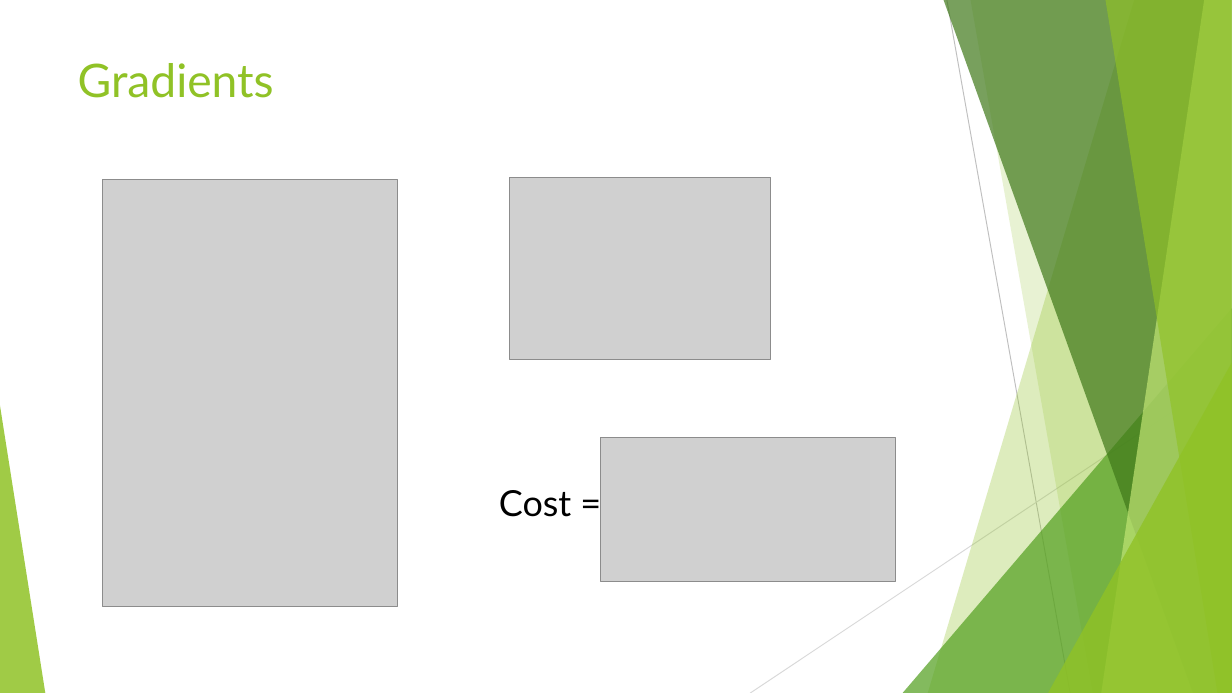
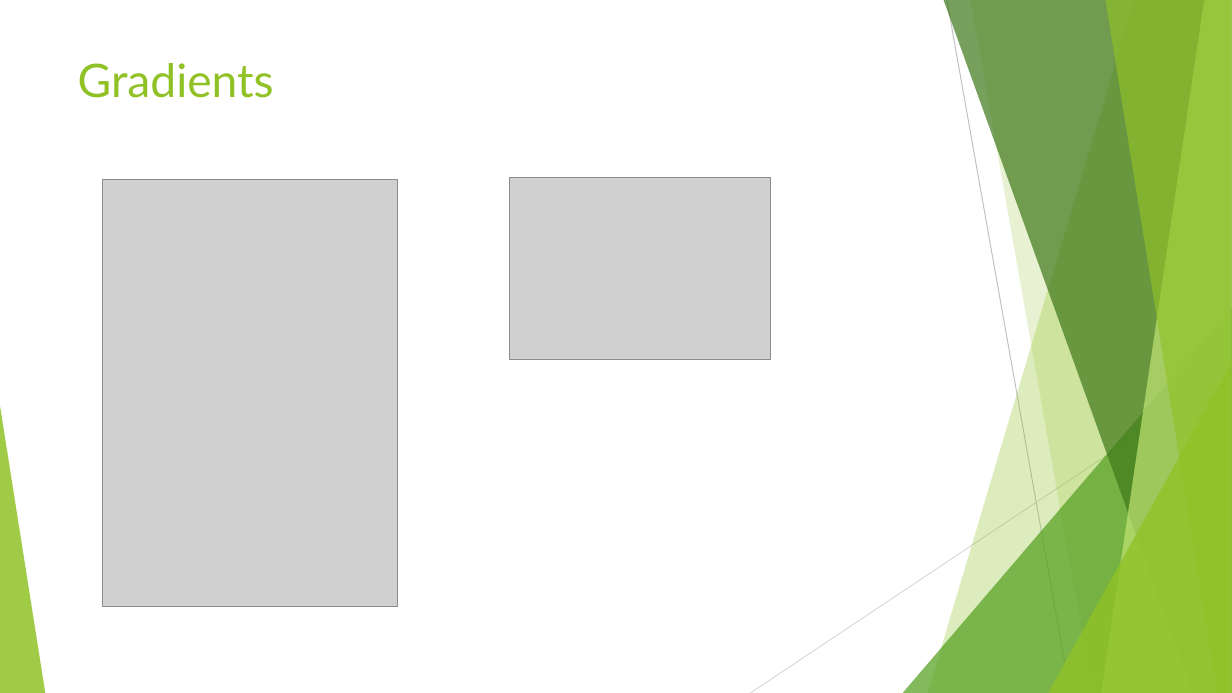
Before and after one commit to ituacm/ITU-ACM-20-21-Spring-Machine-Learning, a slide deck: slide 6 of Week 2/linear_regression.pptx. Drawn at 1232x693 pixels with LibreOffice and Linux fonts; fonts in the diff are those of the drawing; grey boxes stand for pictures. Boxes give left, top, right and bottom in pixels: in the first picture for what was removed or moved away, otherwise in the second. Text is boxed around its words. In the diff, an @@ line names an element or a change of style, - is before the commit and + after.

Commit message:
slides updated

```diff
--- a/Week 2/linear_regression.pptx
+++ b/Week 2/linear_regression.pptx
@@ picture removed at [601, 438, 896, 581] @@
@@ text removed at [499, 490, 571, 517] @@
-Cost =
```
